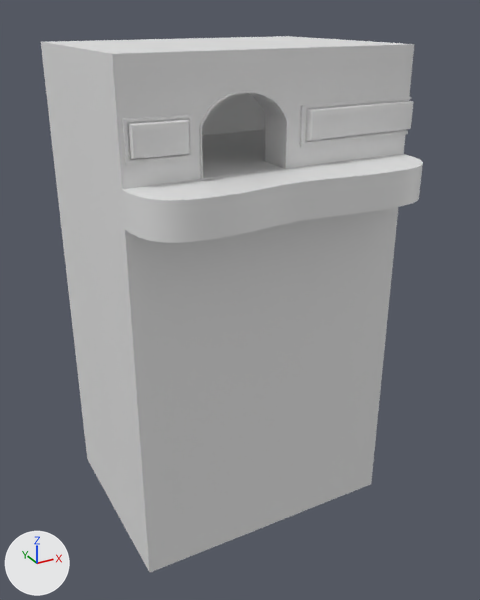
Two versions of the FBX model Assets/Models/Building7.fbx, one commit apart.
Before and after are seen from a 50 mm camera at (-9.8, -21.0, 18.2) aimed at (1.0, -1.2, 8.3). The axes (+X, +Y, +Z) are drawn at lower left. The lights are the same throughout. The older version comes first. Where no turn or scale is listed for an object, it has been applied to the vertices.
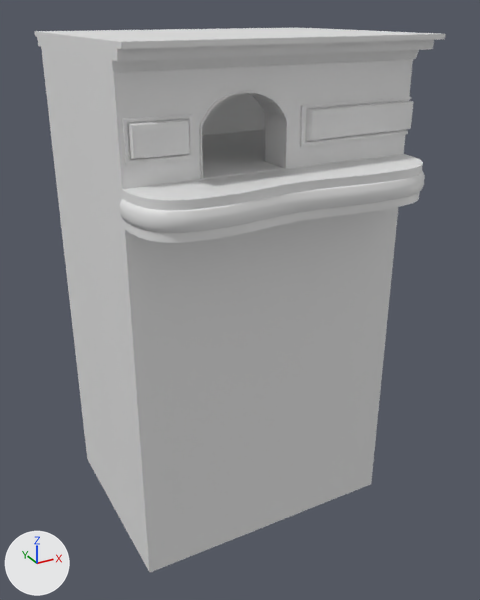
Changed parts and their boxes (x1, y1, x2, y2) in the pictures (480 x 600 px):
'BézierCurve.003', reshaped: before (122, 154, 423, 243); after (120, 154, 425, 243)
'Cube', reshaped, moved, turned: before (41, 36, 414, 73); after (34, 28, 445, 73)
part 1 of me_mesh_001, added: after (120, 164, 425, 243)

The change in detail:
me_mesh_001 is used by ob_béziercurve_003; location (0.75, -5.03, 13.15).
me_mesh_001 had 188 vertices, 186 faces and spanned x -4.91..4.91, y -0.95..0.95, z -0.56..0.56.
me_mesh_001 now has 762 vertices, 760 faces and spans x -5.01..4.99, y -1.08..0.95, z -0.56..0.56.
me_mesh_001 part 1: 574 vertices added at x -5.01..4.99, y -1.08..0.95, z -0.3..0.3.
me_cube is used by ob_cube; parent ob_cube_160; location (-3.161, 2.23, 5.259).
me_cube had 8 vertices, 6 faces and spanned x -1.0..8.82, y -6.31..1.0, z -1.0..-0.55.
me_cube now has 40 vertices, 38 faces and spans x -5.53..5.08, y -4.01..4.72, z -0.34..0.41.
me_cube part 2: the whole mesh is rebuilt.
Object 'Cube' (ob_cube) moves from (-3.161, 2.23, 5.259) to (0.92, -0.0448, 4.599).
Object 'Cube' (ob_cube) turns from (0, 0, 0) to (0, 0, -180) degrees about x, y and z.
